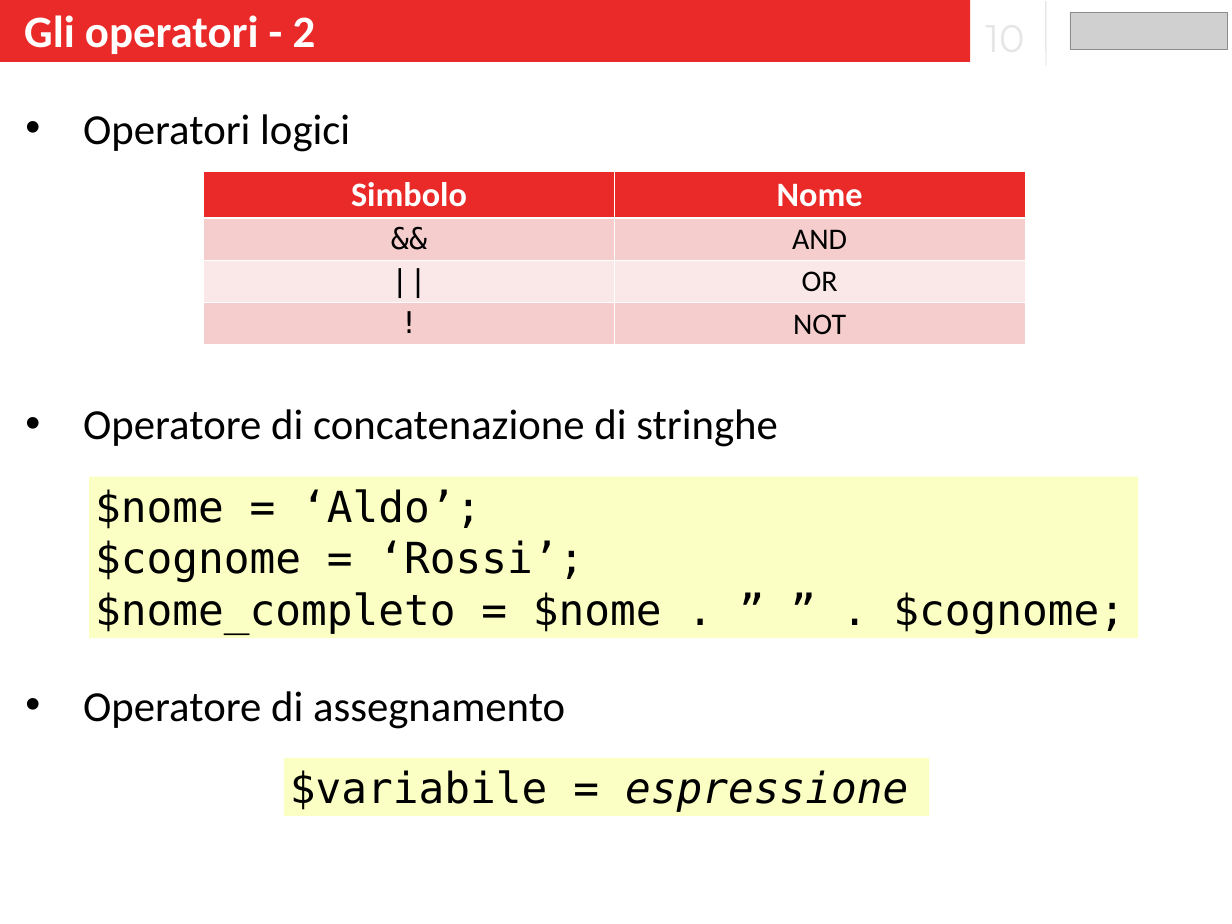
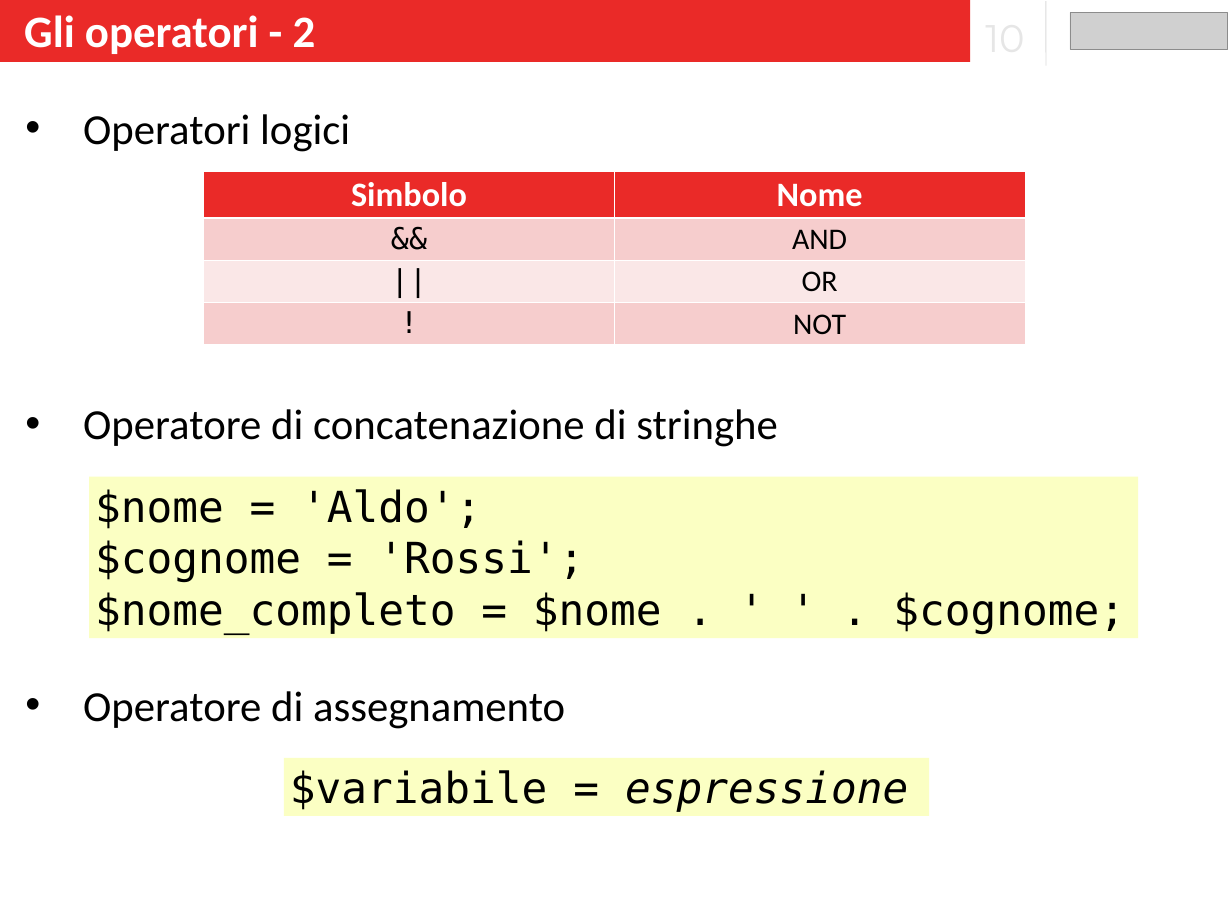
Before and after one commit to banzaiberry/leonardo, a slide deck: slide 10 of Lezioni_5_6_7/Lezione_5/Slide.pptx. Drawn at 1232x924 pixels with LibreOffice and Linux fonts; fonts in the diff are those of the drawing; grey boxes stand for pictures. Boxes give left, top, right and bottom in pixels: in the first picture for what was removed or moved away, otherwise in the second. Text is boxed around its words. In the diff, an @@ line names an element or a change of style, - is before the commit and + after.

Commit message:
bk

```diff
--- a/Lezioni_5_6_7/Lezione_5/Slide.pptx
+++ b/Lezioni_5_6_7/Lezione_5/Slide.pptx
@@ text in rectangle at box(95, 489, 1125, 634): text changed @@
-$nome = ‘Aldo’;
-$cognome = ‘Rossi’;
-$nome_completo = $nome . ” ” . $cognome;
+$nome = 'Aldo';
+$cognome = 'Rossi';
+$nome_completo = $nome . ' ' . $cognome;
```
Also in this commit, not shown: 3 other slides changed.
